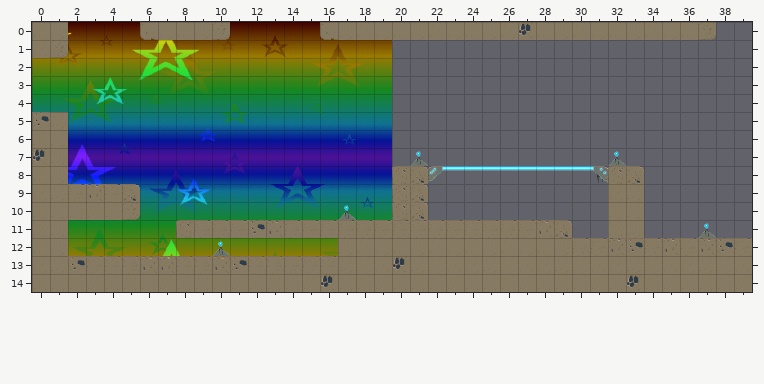
Tiled map, stored at data/map/area01.tmx. Above, as it was before the edit.
Cells are 32x32 px. Shown: x 0..39, y 0..14.
And afterwards:
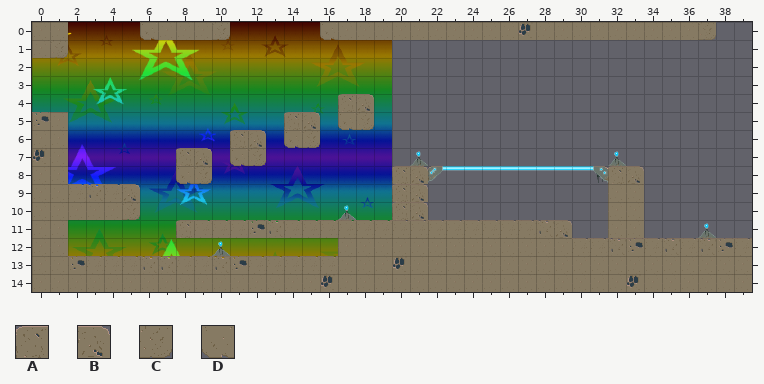
Key: from "Sprite_lvl": A 4, B 5, C 6, D 7.
_ is an empty cell.
Author's note on the commit: Add walkable squares in the middle of the level
Difference:
Layer "background":
Tile A is added in row 4 at x 17; in row 5 at x 14; in row 6 at x 11; in row 7 at x 8.
Tile B is added in row 4 at x 18; in row 5 at x 15; in row 6 at x 12; in row 7 at x 9.
Tile C is added in row 5 at x 18; in row 6 at x 15; in row 7 at x 12; in row 8 at x 9.
Tile D is added in row 5 at x 17; in row 6 at x 14; in row 7 at x 11; in row 8 at x 8.
Changed places in both pictures, as pixel boxes (x1, y1, x2, y2):
added: (338, 94, 374, 130)
added: (284, 112, 320, 148)
added: (230, 130, 266, 166)
added: (176, 148, 212, 184)
